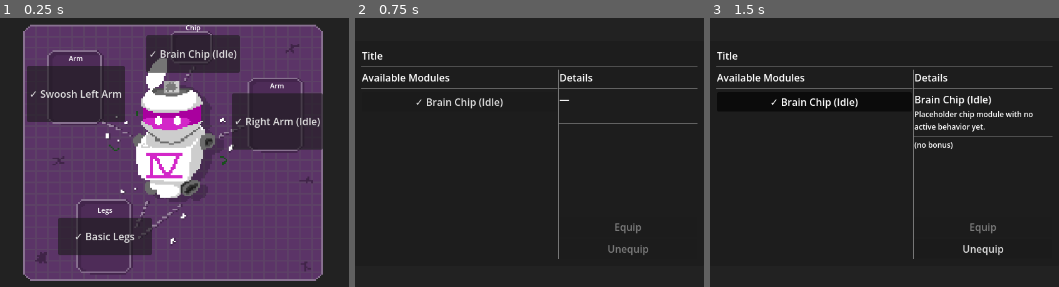
Above: before the commit, frames 1-3 (left to right).
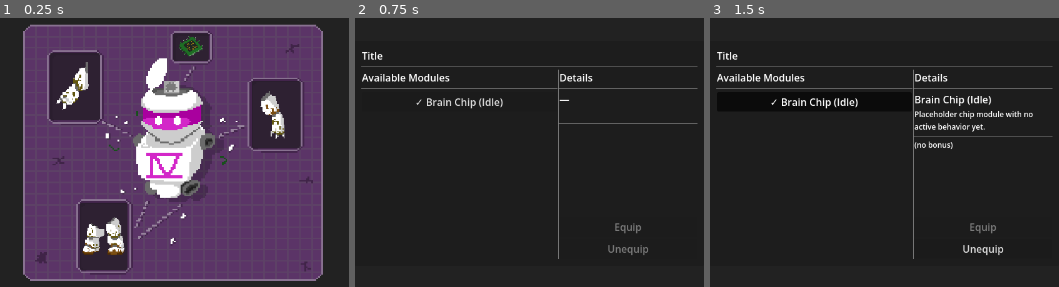
Above: after the commit, the same moments.

Repository: NoeRoberties/Odomat
Game: Godot game, scene res://Scenes/UI/EquipmentMenu/EquipmentMenu.tscn
The game is run twice, just before and just after one commit, with the same random seed, the same clock (stepped at 60 frames per second) and the same inputs. This scene is started directly instead of the project's main scene.
Inputs (mouse positions are in pixels of both pictures, inside the frame that each line leads up to):
- Up to frame 1 (0.25 s): no input
- Up to frame 2 (0.75 s): click (546, 52) at 0.5 s, where only the run before the commit has a clickable "✓ Brain Chip (Idle)"
- Up to frame 3 (1.5 s): click "✓ Brain Chip (Idle)" at 1.25 s

The runs differ from the first frame. In frame 1, 16% of the frame differs, in the area x 7-93%, y 2-94%; in frame 2, nothing differs; in frame 3, nothing differs.

Commit message:
[ADD] module item sprite sin EquipmentMenu to have the image of the module instead of the name

Diff:
--- a/godot-project/odomat/Scenes/Player/Modules/Chips/ChipBasic.tscn
+++ b/godot-project/odomat/Scenes/Player/Modules/Chips/ChipBasic.tscn
@@ -2,13 +2,15 @@
 
 [ext_resource type="Script" uid="uid://oj1v6fj853p2" path="res://Scripts/Player/Modules/ChipModule/chip_basic.gd" id="1_mod"]
 [ext_resource type="Script" uid="uid://dshkf1jvbt0hi" path="res://Scripts/Player/Modules/module_data.gd" id="2_data"]
-[ext_resource type="Texture2D" uid="uid://c8p0hrc0a4pjt" path="res://Assets/MainCharacter/chest_head.png" id="3_xib44"]
+[ext_resource type="Texture2D" uid="uid://lm4uo281mn6x" path="res://Assets/HUD_UI/Equipment_Menu_assets/basis_modules_assets/chip_basis_item_texture.png" id="2_w4p6d"]
+[ext_resource type="Texture2D" uid="uid://dcjan308asai0" path="res://Assets/MainCharacter/chest_head.png" id="3_xib44"]
 
 [sub_resource type="Resource" id="Resource_data"]
 script = ExtResource("2_data")
 module_name = "Brain Chip (Idle)"
 slot = 3
 description = "Placeholder chip module with no active behavior yet."
+item_texture = ExtResource("2_w4p6d")
 
 [sub_resource type="AtlasTexture" id="AtlasTexture_h54ih"]
 atlas = ExtResource("3_xib44")
--- a/godot-project/odomat/Scenes/Player/Modules/LeftArms/LeftArmBasic.tscn
+++ b/godot-project/odomat/Scenes/Player/Modules/LeftArms/LeftArmBasic.tscn
@@ -2,13 +2,15 @@
 
 [ext_resource type="Script" uid="uid://c8q8cmqdfkvm6" path="res://Scripts/Player/Modules/LeftArmModule/left_arm_basic.gd" id="1_5wyh7"]
 [ext_resource type="Script" uid="uid://dshkf1jvbt0hi" path="res://Scripts/Player/Modules/module_data.gd" id="2_ljj52"]
-[ext_resource type="Texture2D" uid="uid://hgdq6m2sej6o" path="res://Assets/MainCharacter/LeftArm/left_arm_default.png" id="3_ljj52"]
+[ext_resource type="Texture2D" uid="uid://4r6br03web3j" path="res://Assets/HUD_UI/Equipment_Menu_assets/basis_modules_assets/left_arm_basis_item_texture.png" id="2_mwv4w"]
+[ext_resource type="Texture2D" uid="uid://bvyxv4s0tfpeu" path="res://Assets/MainCharacter/LeftArm/left_arm_default.png" id="3_ljj52"]
 
 [sub_resource type="Resource" id="Resource_data"]
 script = ExtResource("2_ljj52")
 module_name = "Swoosh Left Arm"
 slot = 1
 description = "Melee arm using the current swoosh attack."
+item_texture = ExtResource("2_mwv4w")
 
 [sub_resource type="AtlasTexture" id="AtlasTexture_ljj52"]
 atlas = ExtResource("3_ljj52")
--- a/godot-project/odomat/Scenes/Player/Modules/Legs/LegsBasic.tscn
+++ b/godot-project/odomat/Scenes/Player/Modules/Legs/LegsBasic.tscn
@@ -1,14 +1,16 @@
 [gd_scene format=3 uid="uid://h1l2bndrv7ra"]
 
 [ext_resource type="Script" uid="uid://80yxfvrjks1x" path="res://Scripts/Player/Modules/LegsModule/legs_basic.gd" id="1_i2epd"]
+[ext_resource type="Texture2D" uid="uid://bg2asv04v746i" path="res://Assets/HUD_UI/Equipment_Menu_assets/basis_modules_assets/legs_basis_item_texture.png" id="2_h1r3d"]
 [ext_resource type="Script" uid="uid://dshkf1jvbt0hi" path="res://Scripts/Player/Modules/module_data.gd" id="2_v1p42"]
-[ext_resource type="Texture2D" uid="uid://c02wsmraok3h8" path="res://Assets/MainCharacter/Legs/legs_default.png" id="3_h1r3d"]
+[ext_resource type="Texture2D" uid="uid://btec0tqgw5fbl" path="res://Assets/MainCharacter/Legs/legs_default.png" id="3_h1r3d"]
 
 [sub_resource type="Resource" id="Resource_data"]
 script = ExtResource("2_v1p42")
 module_name = "Basic Legs"
 slot = 2
 description = "Default locomotion module."
+item_texture = ExtResource("2_h1r3d")
 
 [sub_resource type="Gradient" id="Gradient_tf83h"]
 colors = PackedColorArray(1, 1, 0, 1, 1, 1, 0, 1)
--- a/godot-project/odomat/Scenes/Player/Modules/RightArms/RightArmSword.tscn
+++ b/godot-project/odomat/Scenes/Player/Modules/RightArms/RightArmSword.tscn
@@ -2,12 +2,14 @@
 
 [ext_resource type="Script" uid="uid://daebdyth45vwx" path="res://Scripts/Player/Modules/RightArmModule/right_arm_sword.gd" id="1_snbx1"]
 [ext_resource type="Script" uid="uid://dshkf1jvbt0hi" path="res://Scripts/Player/Modules/module_data.gd" id="2_612gy"]
-[ext_resource type="Texture2D" uid="uid://b1b0hhf2rahd" path="res://Assets/MainCharacter/RightArm/sword_right_arm.png" id="4_5p8t0"]
+[ext_resource type="Texture2D" uid="uid://cb4i8nbm6ohbv" path="res://Assets/HUD_UI/Equipment_Menu_assets/basis_modules_assets/right_arm_basis_item_texture.png" id="2_snbx1"]
+[ext_resource type="Texture2D" uid="uid://b5tmwocokjneg" path="res://Assets/MainCharacter/RightArm/sword_right_arm.png" id="4_5p8t0"]
 
 [sub_resource type="Resource" id="Resource_data"]
 script = ExtResource("2_612gy")
 module_name = "Right Arm (Idle)"
 description = "Placeholder right arm module with no active behavior yet."
+item_texture = ExtResource("2_snbx1")
 
 [sub_resource type="AtlasTexture" id="AtlasTexture_2pmks"]
 atlas = ExtResource("4_5p8t0")
--- a/godot-project/odomat/Scenes/UI/EquipmentMenu/EquipmentMenu.tscn
+++ b/godot-project/odomat/Scenes/UI/EquipmentMenu/EquipmentMenu.tscn
@@ -2,7 +2,7 @@
 
 [ext_resource type="Script" uid="uid://dv1xly4yw068s" path="res://Scripts/UI/EquipmentMenu/equipment_menu.gd" id="1_ujf5b"]
 [ext_resource type="PackedScene" path="res://Scenes/UI/EquipmentMenu/MenuHeader.tscn" id="2_h5u56"]
-[ext_resource type="Texture2D" uid="uid://c10adb51gj5l8" path="res://Assets/HUD_UI/inventory_background.png" id="2_ujf5b"]
+[ext_resource type="Texture2D" uid="uid://bjbsjw43wc5b8" path="res://Assets/HUD_UI/Equipment_Menu_assets/inventory_background.png" id="2_ujf5b"]
 [ext_resource type="PackedScene" uid="uid://b8vtupf7mmlqn" path="res://Scenes/UI/EquipmentMenu/EquipmentSlot.tscn" id="4_slot"]
 [ext_resource type="PackedScene" uid="uid://dgrsaebgjx6wy" path="res://Scenes/UI/EquipmentMenu/ModuleSelectionPopup.tscn" id="5_jaose"]
 
@@ -33,7 +33,6 @@
 
 [node name="Margin" type="MarginContainer" parent="Center/MainPanel" unique_id=42549262]
 layout_mode = 0
-anchors_preset = 15
 anchor_right = 1.0
 anchor_bottom = 1.0
 grow_horizontal = 2
@@ -64,14 +63,12 @@
 anchor_top = 0.5
 anchor_right = 0.5
 anchor_bottom = 0.5
-offset_left = -16.0
-offset_top = -192.0
-offset_right = 79.0
-offset_bottom = -141.0
+offset_top = -189.0
+offset_right = 57.0
+offset_bottom = -145.0
 grow_horizontal = 2
 grow_vertical = 2
 slot_key = "brain_chip"
-button_text = "Chip"
 
 [node name="Slot_left_arm" parent="Center/MainPanel/Margin/RootVBox/BodyDiagram" unique_id=359446186 instance=ExtResource("4_slot")]
 layout_mode = 1
@@ -80,15 +77,13 @@
 anchor_top = 0.5
 anchor_right = 0.5
 anchor_bottom = 0.5
-offset_left = -191.0
-offset_top = -150.0
-offset_right = -121.0
-offset_bottom = -54.0
+offset_left = -197.0
+offset_top = -158.0
+offset_right = -117.0
+offset_bottom = -50.0
 grow_horizontal = 2
 grow_vertical = 2
 slot_key = "left_arm"
-button_text = "Arm"
-button_min_size = Vector2(120, 90)
 
 [node name="Slot_torso" parent="Center/MainPanel/Margin/RootVBox/BodyDiagram" unique_id=1203278901 instance=ExtResource("4_slot")]
 visible = false
@@ -97,8 +92,6 @@
 offset_top = 123.0
 offset_right = 282.0
 offset_bottom = 213.0
-button_text = "Torso"
-button_min_size = Vector2(150, 90)
 empty_text = ""
 is_interactive = false
 
@@ -109,15 +102,13 @@
 anchor_top = 0.5
 anchor_right = 0.5
 anchor_bottom = 0.5
-offset_left = 132.0
-offset_top = -106.0
-offset_right = 201.0
-offset_bottom = -10.0
+offset_left = 126.0
+offset_top = -113.0
+offset_right = 204.0
+offset_bottom = -5.0
 grow_horizontal = 2
 grow_vertical = 2
 slot_key = "right_arm"
-button_text = "Arm"
-button_min_size = Vector2(120, 90)
 
 [node name="Slot_legs" parent="Center/MainPanel/Margin/RootVBox/BodyDiagram" unique_id=28025503 instance=ExtResource("4_slot")]
 layout_mode = 1
@@ -126,14 +117,13 @@
 anchor_top = 0.5
 anchor_right = 0.5
 anchor_bottom = 0.5
-offset_left = -142.0
-offset_top = 86.0
-offset_right = -76.0
-offset_bottom = 184.0
+offset_left = -149.0
+offset_top = 82.0
+offset_right = -73.0
+offset_bottom = 190.0
 grow_horizontal = 2
 grow_vertical = 2
 slot_key = "legs"
-button_text = "Legs"
 
 [node name="ModuleSelectionPopup" parent="." unique_id=322379853 instance=ExtResource("5_jaose")]
 visible = false
--- a/godot-project/odomat/Scenes/UI/EquipmentMenu/EquipmentSlot.tscn
+++ b/godot-project/odomat/Scenes/UI/EquipmentMenu/EquipmentSlot.tscn
@@ -2,15 +2,26 @@
 
 [ext_resource type="Script" uid="uid://becd5aso3ydbb" path="res://Scripts/UI/EquipmentMenu/equipment_slot.gd" id="1_1tl5q"]
 
-[node name="EquipmentSlot" type="VBoxContainer" unique_id=674606895]
+[node name="EquipmentSlot" type="Control" unique_id=674606895]
+layout_mode = 3
+anchors_preset = 0
 script = ExtResource("1_1tl5q")
 
-[node name="SlotLabel" type="Label" parent="." unique_id=1524947780]
-layout_mode = 2
-theme_override_font_sizes/font_size = 11
-text = "Slot Label"
-horizontal_alignment = 1
+[node name="SlotButton" type="Button" parent="." unique_id=1022868581]
+layout_mode = 1
+anchors_preset = 15
+anchor_right = 1.0
+anchor_bottom = 1.0
+grow_horizontal = 2
+grow_vertical = 2
 
-[node name="SlotButton" type="Button" parent="." unique_id=1022868581]
-layout_mode = 2
-text = "Slot Button"
+[node name="SlotIcon" type="TextureRect" parent="." unique_id=104926521]
+layout_mode = 1
+anchors_preset = 15
+anchor_right = 1.0
+anchor_bottom = 1.0
+grow_horizontal = 2
+grow_vertical = 2
+mouse_filter = 2
+expand_mode = 1
+stretch_mode = 5
--- a/godot-project/odomat/Scripts/Player/Modules/module_data.gd
+++ b/godot-project/odomat/Scripts/Player/Modules/module_data.gd
@@ -21,7 +21,7 @@
 @export_multiline var description: String = ""
 
 ## Icône optionnelle affichée dans l'inventaire.
-@export var icon: Texture2D = null
+@export var item_texture: Texture2D = null
 
 ## Champs de stats optionnels conservés pour l'affichage UI.
 @export var speed_bonus: float = 0.0
--- a/godot-project/odomat/Scripts/UI/EquipmentMenu/equipment_menu.gd
+++ b/godot-project/odomat/Scripts/UI/EquipmentMenu/equipment_menu.gd
@@ -68,7 +68,7 @@
 		var module: ModuleData = ModulesInventory.get_equipped_module_data(slot_key)
 		var slot_control: EquipmentSlot = _slot_controls[slot_key]
 		if module != null:
-			slot_control.set_equipped_name(module.module_name)
+			slot_control.set_equipped(module)
 		else:
 			slot_control.set_empty()
 
@@ -77,7 +77,7 @@
 
 func _on_module_equipped(slot: String, module: ModuleData) -> void:
 	if _slot_controls.has(slot):
-		(_slot_controls[slot] as EquipmentSlot).set_equipped_name(module.module_name)
+		(_slot_controls[slot] as EquipmentSlot).set_equipped(module)
 	# Délègue le rafraîchissement au popup s'il est visible
 	if _popup.visible:
 		_popup.refresh_for_slot(slot)
--- a/godot-project/odomat/Scripts/UI/EquipmentMenu/equipment_slot.gd
+++ b/godot-project/odomat/Scripts/UI/EquipmentMenu/equipment_slot.gd
@@ -1,35 +1,37 @@
 class_name EquipmentSlot
-extends VBoxContainer
+extends Control
 
 signal slot_pressed(slot_key: String)
 
 @export var slot_key: String = ""
-@export var button_text: String = "Slot"
-@export var button_min_size: Vector2 = Vector2(150, 60)
 @export var empty_text: String = "⬦ empty"
 @export var is_interactive: bool = true
 
 @onready var _button: Button = $SlotButton
-@onready var _label: Label = $SlotLabel
+@onready var _icon: TextureRect = $SlotIcon
 
 
 func _ready() -> void:
-	#theme_override_constants/separation = 2
 	_apply_visuals()
 	if is_interactive and slot_key != "":
 		_button.pressed.connect(func(): slot_pressed.emit(slot_key))
 
 
-func set_equipped_name(module_name: String) -> void:
-	_button.text = "✓ " + module_name
+func set_equipped(module: ModuleData) -> void:
+	if module.item_texture != null:
+		_icon.texture = module.item_texture
+		_button.text = ""
+	else:
+		_icon.texture = null
+		_button.text = "✓ " + module.module_name
 
 
 func set_empty() -> void:
+	_icon.texture = null
 	_button.text = empty_text
 
 
 func _apply_visuals() -> void:
-	_label.text = button_text
+	_icon.texture = null
 	_button.text = empty_text
-	_button.custom_minimum_size = button_min_size
 	_button.disabled = not is_interactive
Binary file added: godot-project/odomat/Assets/HUD_UI/Equipment_Menu_assets/basis_modules_assets/chip_basis_item_texture.png
Binary file added: godot-project/odomat/Assets/HUD_UI/Equipment_Menu_assets/basis_modules_assets/left_arm_basis_item_texture.png
Binary file added: godot-project/odomat/Assets/HUD_UI/Equipment_Menu_assets/basis_modules_assets/legs_basis_item_texture.png
Binary file added: godot-project/odomat/Assets/HUD_UI/Equipment_Menu_assets/basis_modules_assets/right_arm_basis_item_texture.png
Renamed: godot-project/odomat/Assets/HUD_UI/inventory_background.png -> godot-project/odomat/Assets/HUD_UI/Equipment_Menu_assets/inventory_background.png
